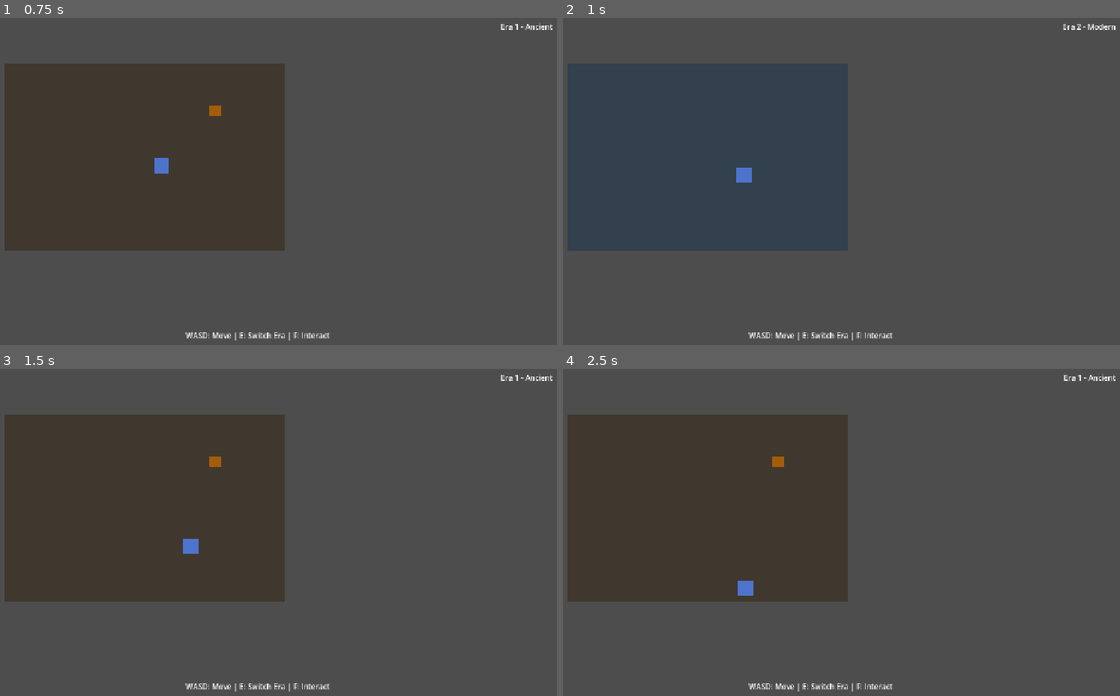
Above: before the commit, frames 1-4 (two rows, left to right).
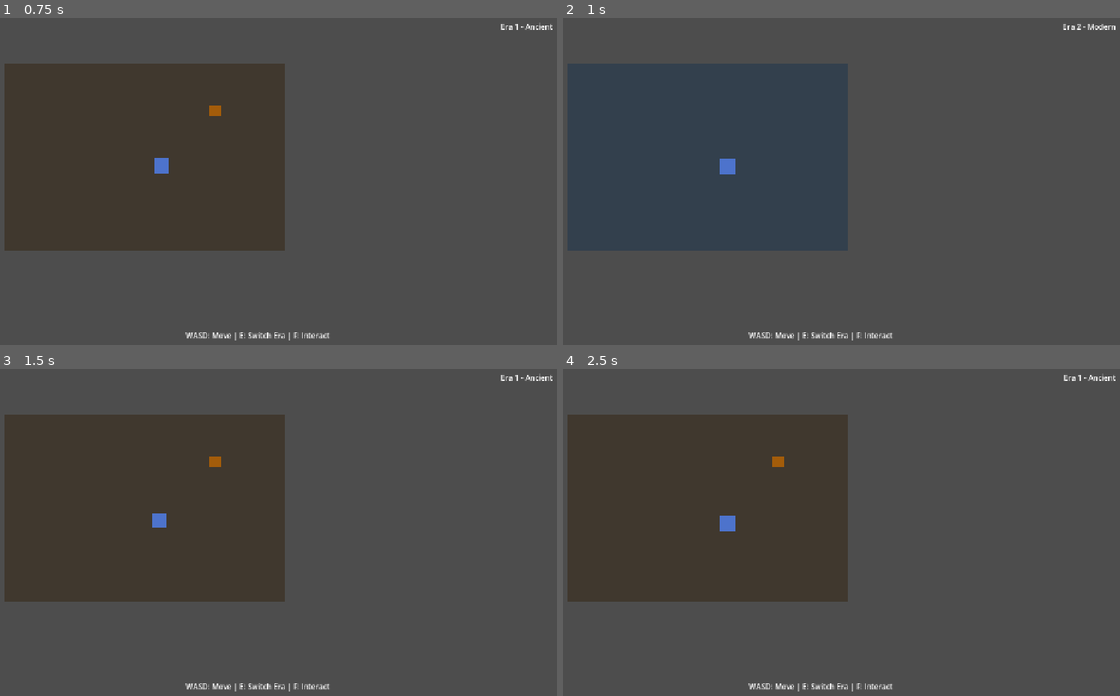
Above: after the commit, the same moments.

Repository: danielpmcconkey/palimpsest
Game: Godot game, scene res://main.tscn
Same seed, same stepped clock (60 frames per second), same inputs: the game is played once before the commit and once after it.
Inputs:
- Up to frame 1 (0.75 s): tap Enter at 0.5 s; hold D (move_right) from 0.53 s (still down); hold F (interact) from 0.53 s (still down)
- Up to frame 2 (1 s): keep holding D (move_right); keep holding F (interact); tap Space at 0.77 s; tap E (switch_era) at 0.8 s
- Up to frame 3 (1.5 s): tap Space at 1.07 s; release D (move_right) at 1.28 s; release F (interact) at 1.28 s; hold S (move_down) from 1.28 s (still down); tap E (switch_era) at 1.35 s
- Up to frame 4 (2.5 s): tap Space at 1.52, 1.55, 1.82, 2.1 s; release S (move_down) at 2.03 s; hold D (move_right) from 2.03 s (still down); hold F (interact) from 2.03 s (still down)

Frame 1 is identical in both runs. In frame 2, 0.3% of the frame differs, in the area x 28-34%, y 43-51%; in frame 3, 0.2%; in frame 4, 0.3%.

Commit message:
Clean up player controller
Remove debug logging. Implement tap-to-move input handling
for compatibility with QMK keyboards that don't sustain
key-held state.

Diff:
--- a/player/player.gd
+++ b/player/player.gd
@@ -1,78 +1,69 @@
 extends CharacterBody2D
 ## Player controller for isometric movement.
-## Uses WASD mapped to isometric axes.
+## Tap-to-move: tap a direction to start moving, tap again to stop.
+## Tap a different direction to change. Opposing directions cancel.
 
 @export var speed: float = 200.0
 
 # Isometric movement basis vectors.
-# In isometric projection, "right" on the ground plane is (1, 0.5)
-# and "down" on the ground plane is (-1, 0.5) in screen space.
 const ISO_RIGHT := Vector2(1, 0.5)
 const ISO_DOWN := Vector2(-1, 0.5)
+
+# Current movement intent — persists until changed by another tap.
+var _move_intent := Vector2.ZERO
 
 
 func _ready() -> void:
 	add_to_group("player")
-	_ensure_input_actions()
-	# Restore position from GameState if we're returning from an era switch.
 	if GameState.player_position != Vector2.ZERO:
 		global_position = GameState.player_position
 
 
-func _ensure_input_actions() -> void:
-	# Register input actions in code as a safety net.
-	# If project.godot input map loaded fine, these are no-ops.
-	_add_key_action("move_up", KEY_W)
-	_add_key_action("move_down", KEY_S)
-	_add_key_action("move_left", KEY_A)
-	_add_key_action("move_right", KEY_D)
-	_add_key_action("switch_era", KEY_E)
-	_add_key_action("interact", KEY_F)
+func _unhandled_input(event: InputEvent) -> void:
+	if not (event is InputEventKey and event.pressed and not event.is_echo()):
+		return
 
-
-func _add_key_action(action_name: String, keycode: Key) -> void:
-	if not InputMap.has_action(action_name):
-		InputMap.add_action(action_name)
-	# Check if the action already has events. If so, don't duplicate.
-	var events = InputMap.action_get_events(action_name)
-	if events.size() > 0:
-		return
-	var event := InputEventKey.new()
-	event.keycode = keycode
-	event.physical_keycode = keycode
-	InputMap.action_add_event(action_name, event)
+	match event.physical_keycode:
+		KEY_W:
+			if _move_intent.y < 0:
+				_move_intent.y = 0  # Already moving up, stop vertical
+			else:
+				_move_intent.y = -1
+		KEY_S:
+			if _move_intent.y > 0:
+				_move_intent.y = 0  # Already moving down, stop vertical
+			else:
+				_move_intent.y = 1
+		KEY_A:
+			if _move_intent.x < 0:
+				_move_intent.x = 0
+			else:
+				_move_intent.x = -1
+		KEY_D:
+			if _move_intent.x > 0:
+				_move_intent.x = 0
+			else:
+				_move_intent.x = 1
+		KEY_SPACE:
+			_move_intent = Vector2.ZERO  # Full stop
+		KEY_E:
+				EraManager.switch_to_next_era()
+		KEY_F:
+				_try_interact()
 
 
 func _physics_process(_delta: float) -> void:
-	var input := Vector2.ZERO
+	var input = _move_intent.normalized()
 
-	if Input.is_action_pressed("move_up"):
-		input.y -= 1
-	if Input.is_action_pressed("move_down"):
-		input.y += 1
-	if Input.is_action_pressed("move_left"):
-		input.x -= 1
-	if Input.is_action_pressed("move_right"):
-		input.x += 1
-
-	input = input.normalized()
-
-	# Convert cardinal input to isometric screen movement.
 	var iso_velocity := Vector2.ZERO
 	iso_velocity += ISO_RIGHT * input.x
 	iso_velocity += ISO_DOWN * input.y
-	iso_velocity = iso_velocity.normalized() * speed
+
+	if input.length() > 0:
+		iso_velocity = iso_velocity.normalized() * speed
 
 	velocity = iso_velocity
 	move_and_slide()
-
-
-func _unhandled_input(event: InputEvent) -> void:
-	if event.is_action_pressed("switch_era"):
-		EraManager.switch_to_next_era()
-
-	if event.is_action_pressed("interact"):
-		_try_interact()
 
 
 func _try_interact() -> void:
Not shown, added: assets/sprites/white.png.import
Not shown, changed: .gitignore
